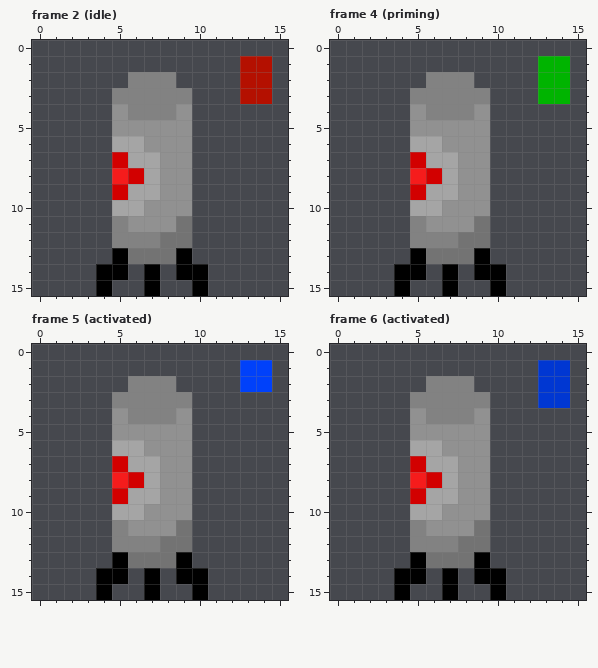
A pixel-art file gets an edit: resources/art/laser-turret.aseprite. This is how it looked before the edit.
16x16 pixels, 6 frames. Colours within 5 levels of each other are drawn and written as one. Shown: frame 2 (idle), frame 4 (priming), frame 5 (activated), frame 6 (activated). The commit also changed other frames, which this record leaves out.
New version:
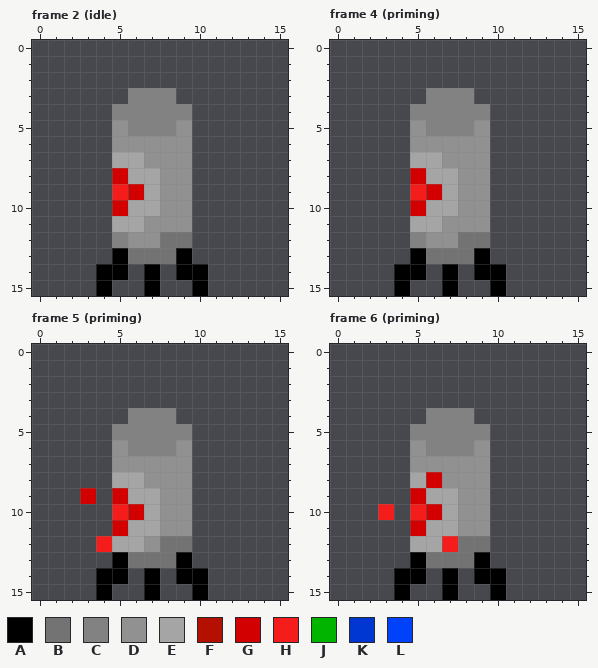
Palette (. is transparent): A #000000  B #737373  C #828282  D #919191  E #a5a5a5  F #b41000  G #d20000  H #f51c1c  J #00b400  K #0037d2  L #0041fa
Diff:
Changed rows in their new state; - is an unchanged pixel.
Frame 2 (idle):
first column x 5:
 1 --------..
 2 -...----..
 3 .---.---..
 4 C---C-----
 5 -CCC------
 6 DD--------
 7 E-D-------
 8 GE--------
 9 HG--------
10 G-E-------
11 EE--D-----
12 -DD-------
Frame 4 (priming): the same change as frame 2 (idle)
Frame 5 (priming):
first column x 3:
 1 ----------..
 2 ---...----..
 3 --.....-----
 4 --.---.-----
 5 --CCCCC-----
 6 --DCCC------
 7 --DDD-------
 8 --EED-------
 9 G-----------
10 --HGE-------
11 --GEE-D-----
12 -HEED-------
Frame 6 (priming):
first column x 3:
 1 ----------..
 2 ---...----..
 3 --.....---..
 4 --.---.-----
 5 --CCCCC-----
 6 --DCCC------
 7 --DDD-------
 8 --E-D-------
10 H-HGE-------
11 --GEE-D-----
12 --EEH-------
